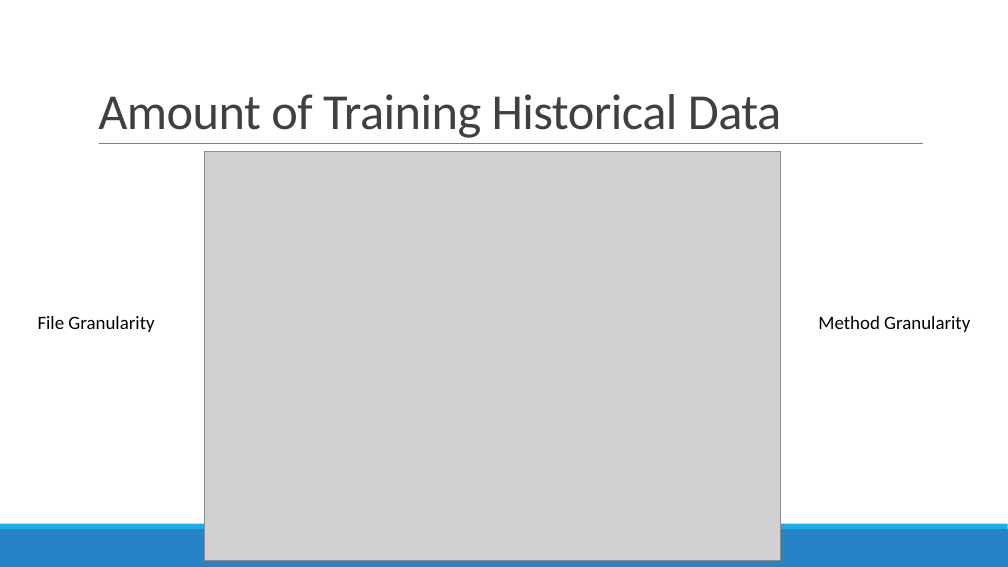
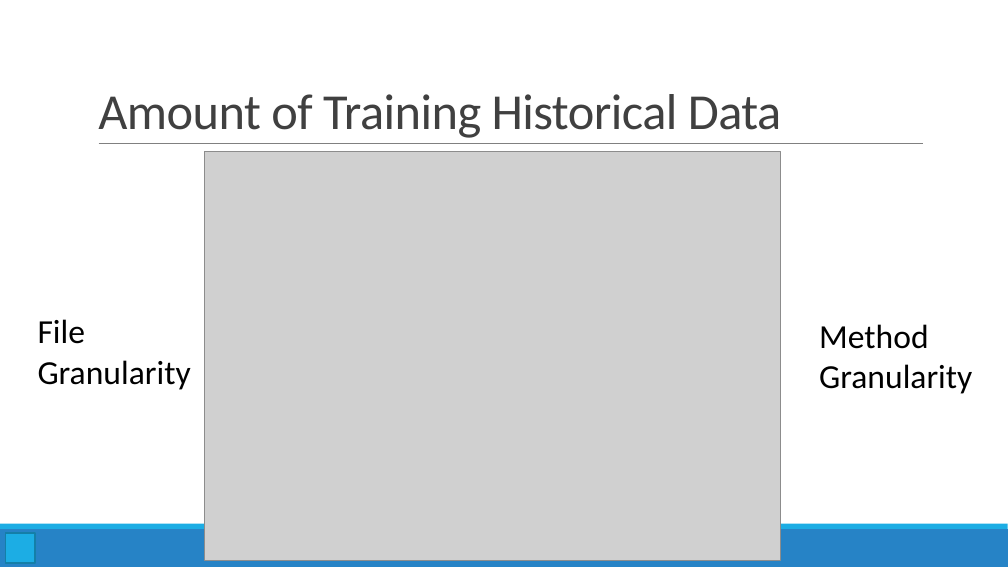
Before and after one commit to kntnguyen94/cs6301-sw-analysis, a slide deck: slide 32 of Kagdi2013_Wong.pptx. Drawn at 1008x567 pixels with LibreOffice and Linux fonts; fonts in the diff are those of the drawing; grey boxes stand for pictures. Boxes give left, top, right and bottom in pixels: in the first picture for what was removed or moved away, otherwise in the second. Text is boxed around its words. In the diff, an @@ line names an element or a change of style, - is before the commit and + after.

```diff
--- a/Kagdi2013_Wong.pptx
+++ b/Kagdi2013_Wong.pptx
@@ text "File Granularity" at [38,319,191,390]: size 18 to 32 pt @@
@@ text "Method Granularity" at [819,324,972,394]: size 18 to 32 pt @@
@@ rectangle added at [6,533,36,563], fill #1CADE4, outline #1580A9 1.25 pt @@
```
Also in this commit, not shown: 8 other slides changed.
